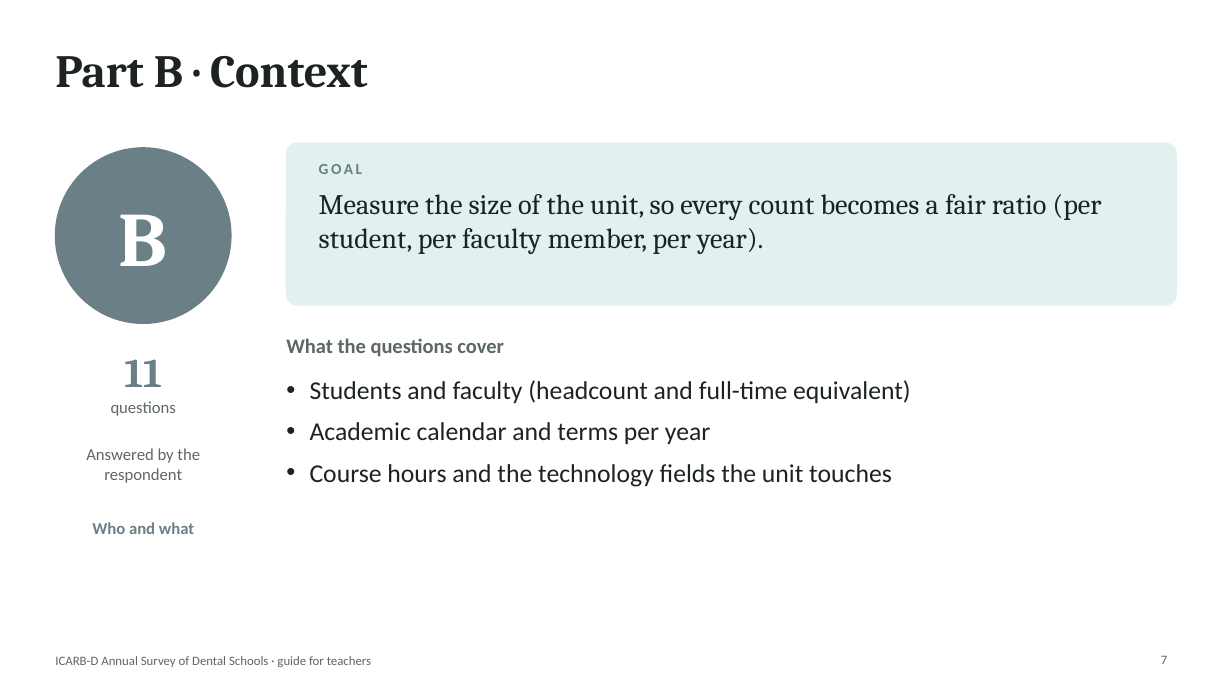
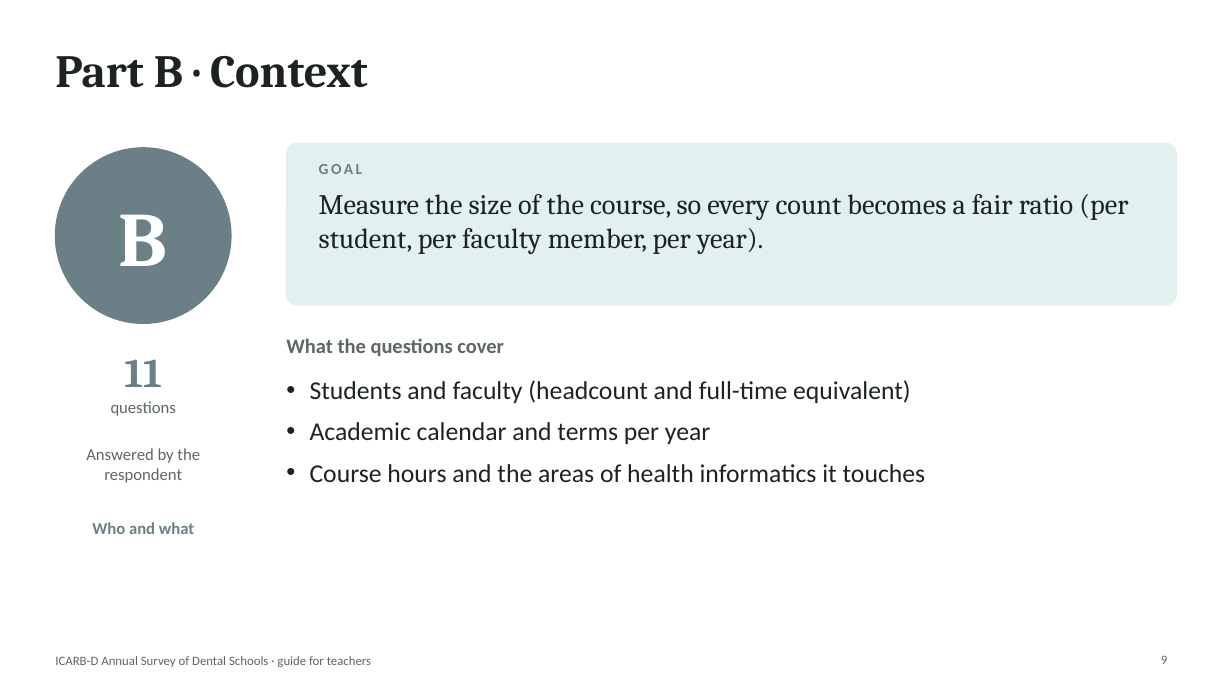
Before and after one commit to igoralves1/AI-assessment-DS-2026, a slide deck: slide 9 of public/downloads/ICARB-D-Survey-Teacher-Slides.pptx (slide 7 before the commit). Drawn at 1232x693 pixels with LibreOffice and Linux fonts; fonts in the diff are those of the drawing. Boxes give left, top, right and bottom in pixels: in the first picture for what was removed or moved away, otherwise in the second. Text is boxed around its words. In the diff, an @@ line names an element or a change of style, - is before the commit and + after.

Commit message:
Benchmark of health informatics maturity, answered by course directors
- Main goal: a 0-100 benchmark per US dental school; key questions include which university could best use a grant; comparisons are secondary
- Health informatics is the umbrella: information systems, AI, robotics and digital dentistry, bioinformatics, software development for health
- New software development items (G13-G16, domain SWD) and self-ratings M12-M13
- University -> departments -> courses: each course director answers for their course; school-wide and department forms removed (A17)
- Analysis: benchmark, area and funding readiness indices; course -> department -> school roll-up
- Guide, Word/PDF questionnaire, README and teacher slides updated (version 3.0.0)

```diff
--- a/public/downloads/ICARB-D-Survey-Teacher-Slides.pptx
+++ b/public/downloads/ICARB-D-Survey-Teacher-Slides.pptx
@@ text at <box>319,194,1128,254</box>: text changed @@
-Measure the size of the unit, so every count becomes a fair ratio (per student, per faculty member, per year).
+Measure the size of the course, so every count becomes a fair ratio (per student, per faculty member, per year).
@@ text at <box>310,464,926,482</box>: text changed @@
-• Course hours and the technology fields the unit touches
+• Course hours and the areas of health informatics it touches
@@ page number at <box>1161,655,1167,664</box>: text changed @@
-7
+9
```
Also in this commit, not shown: 12 other slides changed, 4 slides added, 1 slide removed, 15 other files.
